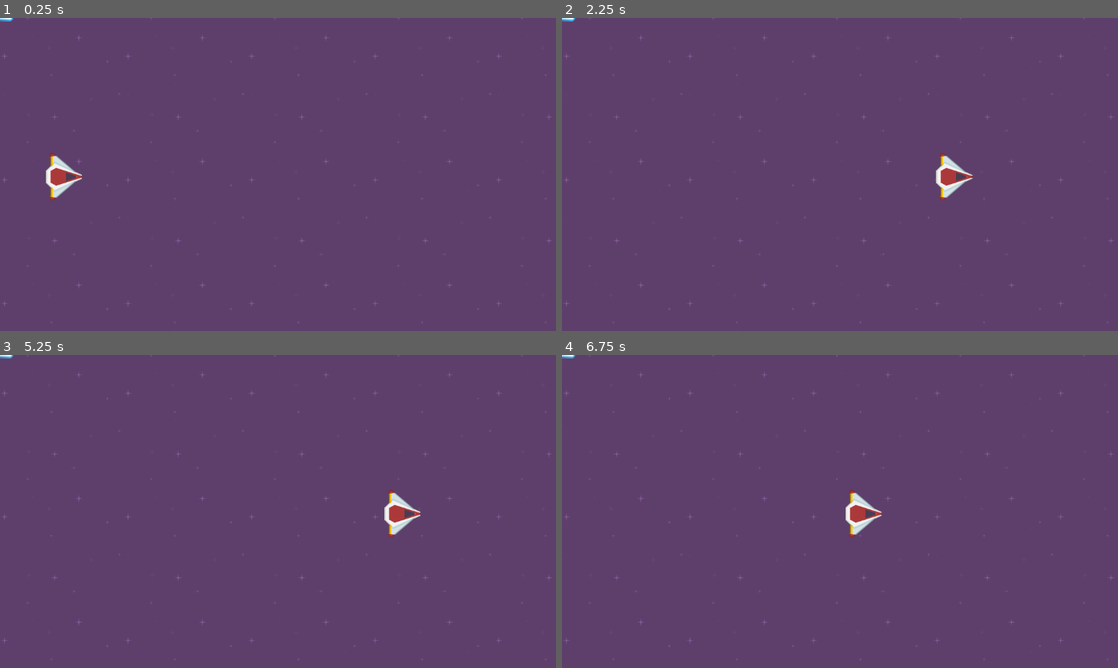
Above: before the commit, frames 1-4 (two rows, left to right).
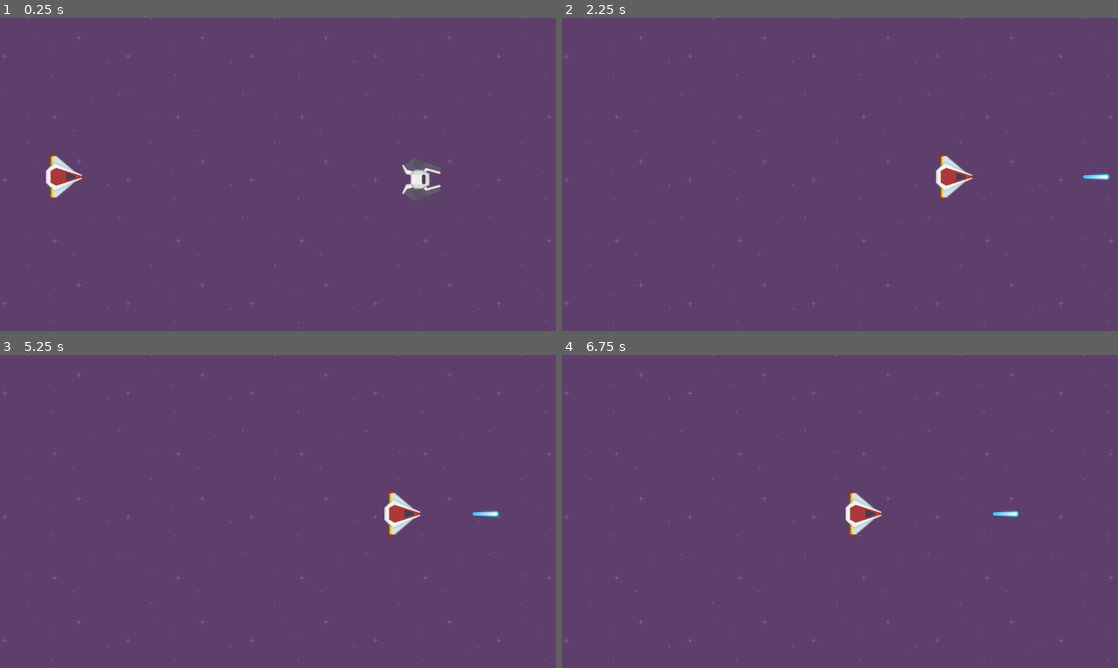
Above: after the commit, the same moments.

Repository: aPonce2001/JuegosInteractivosGodot
Game: Godot game, scene res://scenes/level_1.tscn
Same seed, same stepped clock (60 frames per second), same inputs: the game is played once before the commit and once after it.
Inputs:
- Up to frame 1 (0.25 s): no input
- Up to frame 2 (2.25 s): tap Enter (ui_accept) at 0.5, 0.77, 0.8, 1.07, 1.35, 1.52, 1.82 s; hold Right (move_right) 0.53-2.03 s; tap Z (shoot, bound only after the commit) at 0.6, 1.55, 2.1 s; hold Left (move_left) from 2.03 s (still down)
- Up to frame 3 (5.25 s): tap Enter (ui_accept) at 2.3, 3.02, 3.32, 3.6, 3.77, 4.07, 4.25, 4.52, 4.82 s; release Left (move_left) at 2.78 s; hold Right (move_right) 2.78-4.28 s; tap Z (shoot, bound only after the commit) at 2.85, 4.35, 5.1 s; hold Left (move_left) 4.28-5.03 s; hold Right (move_right) from 5.03 s (still down)
- Up to frame 4 (6.75 s): tap Enter (ui_accept) at 5.3, 5.85, 6.02, 6.32 s; release Right (move_right) at 5.78 s; hold Left (move_left) from 5.78 s (still down); tap Z (shoot, bound only after the commit) at 6.05, 6.6 s

The runs differ from the first frame. In frame 1, 0.5% of the frame differs, in the area x 0-80%, y 0-59%; in frame 2, 0.1%; in frame 3, 0.1%; in frame 4, 0.1%.

Commit message:
lab(space-shooter): practice 5

Diff:
--- a/space-shooter/project.godot
+++ b/space-shooter/project.godot
@@ -41,6 +41,11 @@
 "events": [Object(InputEventKey,"resource_local_to_scene":false,"resource_name":"","device":-1,"window_id":0,"alt_press …(182 unchanged characters)…
 ]
 }
+shoot={
+"deadzone": 0.5,
+"events": [Object(InputEventKey,"resource_local_to_scene":false,"resource_name":"","device":-1,"window_id":0,"alt_pressed":false,"shift_pressed":false,"ctrl_pressed":false,"meta_pressed":false,"pressed":false,"keycode":0,"physical_keycode":90,"key_label":0,"unicode":122,"echo":false,"script":null)
+]
+}
 
 [rendering]
 
--- /dev/null
+++ b/space-shooter/scenes/enemy.tscn
@@ -0,0 +1,19 @@
+[gd_scene load_steps=4 format=3 uid="uid://36a60kwkdpfh"]
+
+[ext_resource type="Script" path="res://scripts/enemy.gd" id="1_nmln3"]
+[ext_resource type="Texture2D" uid="uid://drk5tsrsxw4l5" path="res://assets/PNG/Enemies/enemyBlack1.png" id="1_ps647"]
+
+[sub_resource type="CapsuleShape2D" id="CapsuleShape2D_vl0hn"]
+radius = 46.0
+height = 106.0
+
+[node name="enemy" type="Area2D"]
+script = ExtResource("1_nmln3")
+
+[node name="CollisionShape2D" type="CollisionShape2D" parent="."]
+rotation = -1.5708
+shape = SubResource("CapsuleShape2D_vl0hn")
+
+[node name="Sprite2D" type="Sprite2D" parent="."]
+rotation = -1.5708
+texture = ExtResource("1_ps647")
--- a/space-shooter/scenes/level_1.tscn
+++ b/space-shooter/scenes/level_1.tscn
@@ -2,11 +2,16 @@
 
 [ext_resource type="Texture2D" uid="uid://dtj1wq6fcuqv0" path="res://assets/Backgrounds/purple.png" id="1_mlw2r"]
 [ext_resource type="PackedScene" uid="uid://gvann2xs3ths" path="res://scenes/player.tscn" id="2_h12dn"]
-[ext_resource type="PackedScene" uid="uid://tqa8jjruim2" path="res://scenes/rocket.tscn" id="3_yugrw"]
+[ext_resource type="PackedScene" uid="uid://36a60kwkdpfh" path="res://scenes/enemy.tscn" id="3_d5w2g"]
 
 [node name="level1" type="Node2D"]
 
-[node name="TextureRect" type="TextureRect" parent="."]
+[node name="player" parent="." instance=ExtResource("2_h12dn")]
+position = Vector2(133, 329)
+
+[node name="background" type="TextureRect" parent="."]
+z_index = -10
+z_as_relative = false
 offset_left = -20.0
 offset_top = -10.0
 offset_right = 1174.0
@@ -14,7 +19,5 @@
 texture = ExtResource("1_mlw2r")
 stretch_mode = 1
 
-[node name="CharacterBody2D" parent="." instance=ExtResource("2_h12dn")]
-position = Vector2(133, 329)
-
-[node name="Area2D" parent="." instance=ExtResource("3_yugrw")]
+[node name="enemy" parent="." instance=ExtResource("3_d5w2g")]
+position = Vector2(1062, 334)
--- a/space-shooter/scenes/player.tscn
+++ b/space-shooter/scenes/player.tscn
@@ -9,8 +9,14 @@
 speed = 523
 
 [node name="Sprite2D" type="Sprite2D" parent="."]
+z_index = 1
 rotation = 1.5708
 texture = ExtResource("1_kleqe")
 
 [node name="CollisionPolygon2D" type="CollisionPolygon2D" parent="."]
 polygon = PackedVector2Array(24, 0, -18, -28, -28, -1, -19, 26)
+
+[node name="shoot_timer" type="Timer" parent="."]
+wait_time = 0.2
+
+[connection signal="timeout" from="shoot_timer" to="." method="_on_shoot_timer_timeout"]
--- a/space-shooter/scenes/rocket.tscn
+++ b/space-shooter/scenes/rocket.tscn
@@ -1,12 +1,15 @@
-[gd_scene load_steps=3 format=3 uid="uid://tqa8jjruim2"]
+[gd_scene load_steps=4 format=3 uid="uid://tqa8jjruim2"]
 
 [ext_resource type="Texture2D" uid="uid://bdksspc1rwmvh" path="res://assets/PNG/Lasers/laserBlue16.png" id="1_1ddu0"]
+[ext_resource type="Script" path="res://scripts/rocket.gd" id="1_vwyfh"]
 
 [sub_resource type="CapsuleShape2D" id="CapsuleShape2D_1bbpm"]
 radius = 7.0
 height = 58.0
 
 [node name="rocket" type="Area2D"]
+z_index = -1
+script = ExtResource("1_vwyfh")
 
 [node name="Sprite2D" type="Sprite2D" parent="."]
 rotation = 1.5708
@@ -15,3 +18,7 @@
 [node name="CollisionShape2D" type="CollisionShape2D" parent="."]
 rotation = 1.5708
 shape = SubResource("CapsuleShape2D_1bbpm")
+
+[node name="VisibleOnScreenNotifier2D" type="VisibleOnScreenNotifier2D" parent="."]
+
+[connection signal="screen_exited" from="VisibleOnScreenNotifier2D" to="." method="_on_visible_on_screen_notifier_2d_screen_exited"]
--- /dev/null
+++ b/space-shooter/scripts/enemy.gd
@@ -0,0 +1,8 @@
+extends Area2D
+
+
+@export var speed = 750
+
+
+func _physics_process(delta):
+	self.position.x -= speed * delta
--- a/space-shooter/scripts/player.gd
+++ b/space-shooter/scripts/player.gd
@@ -2,6 +2,9 @@
 
 
 @export var speed = 400
+
+
+@export var bullet_speed = 2000
 
 
 @export var clamp_padding_x = 30
@@ -10,7 +13,13 @@
 @export var clamp_padding_y = 30
 
 
-func _process_input_for_movement():
+var rocket_scene
+
+
+func _ready():
+	rocket_scene = load("res://scenes/rocket.tscn")
+
+func process_input_for_movement():
 	var direction = Vector2()
 	if Input.is_action_pressed("move_up"):
 		direction.y -= 1
@@ -22,12 +31,31 @@
 		direction.x += 1
 	return direction.normalized()
 
+func process_input_for_actions():
+	if Input.is_action_just_pressed("shoot"):
+		shoot()
+		$shoot_timer.start()
+	if Input.is_action_just_released("shoot"):
+		$shoot_timer.stop()
+
+
+func shoot():
+	var rocket_instance = rocket_scene.instantiate()
+	rocket_instance.speed = bullet_speed
+	rocket_instance.position = global_position
+	get_parent().add_child(rocket_instance)
+
+
+func _process(delta):
+	process_input_for_actions()
+
 
 func _physics_process(delta):
-	var direction = _process_input_for_movement()
+	var direction = process_input_for_movement()
 	velocity = speed * direction
 	move_and_slide()
 	clamp_global_position()
+
 
 func clamp_global_position():
 	global_position = global_position.clamp(
@@ -35,30 +63,6 @@
 		get_viewport_rect().size - Vector2(clamp_padding_x, clamp_padding_y)
 	)
 
-'''
-const SPEED = 300.0
-const JUMP_VELOCITY = -400.0
 
-# Get the gravity from the project settings to be synced with RigidBody nodes.
-var gravity = ProjectSettings.get_setting("physics/2d/default_gravity")
-
-
-func _physics_process(delta):
-	# Add the gravity.
-	if not is_on_floor():
-		velocity.y += gravity * delta
-
-	# Handle Jump.
-	if Input.is_action_just_pressed("ui_accept") and is_on_floor():
-		velocity.y = JUMP_VELOCITY
-
-	# Get the input direction and handle the movement/deceleration.
-	# As good practice, you should replace UI actions with custom gameplay actions.
-	var direction = Input.get_axis("ui_left", "ui_right")
-	if direction:
-		velocity.x = direction * SPEED
-	else:
-		velocity.x = move_toward(velocity.x, 0, SPEED)
-
-	move_and_slide()
-'''
+func _on_shoot_timer_timeout():
+	shoot()
--- /dev/null
+++ b/space-shooter/scripts/rocket.gd
@@ -0,0 +1,12 @@
+extends Area2D
+
+
+@export var speed = 50
+
+
+func _physics_process(delta):
+	global_position.x += speed * delta
+
+
+func _on_visible_on_screen_notifier_2d_screen_exited():
+	queue_free()
